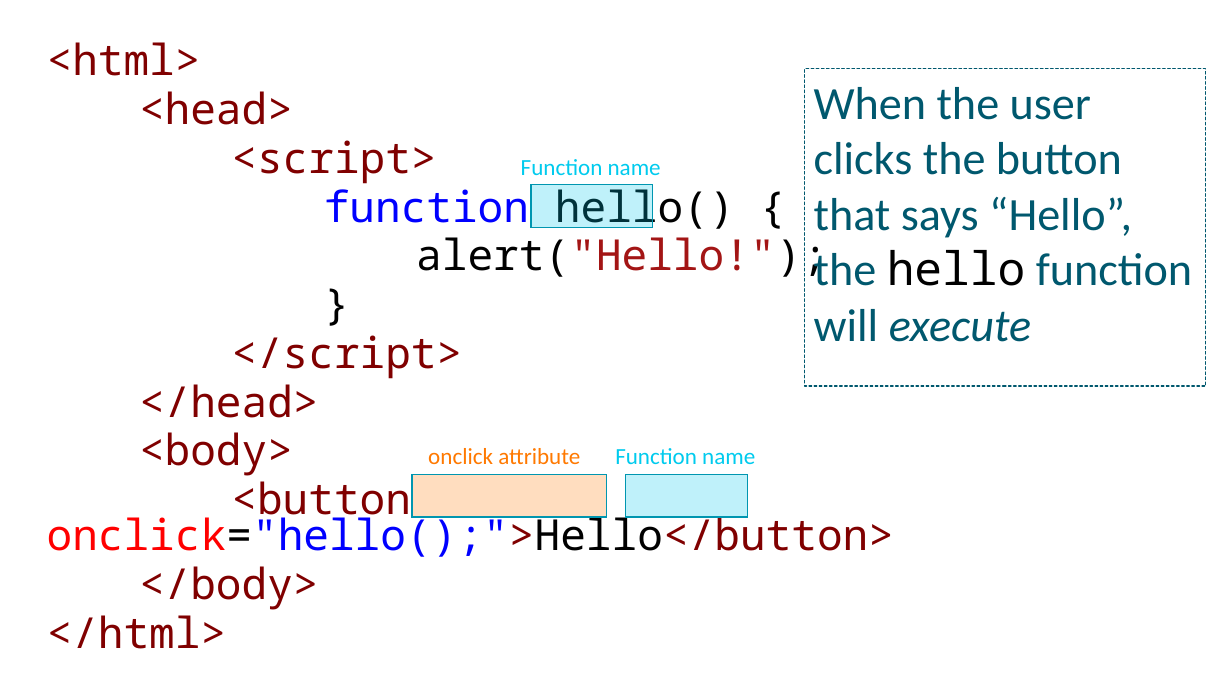
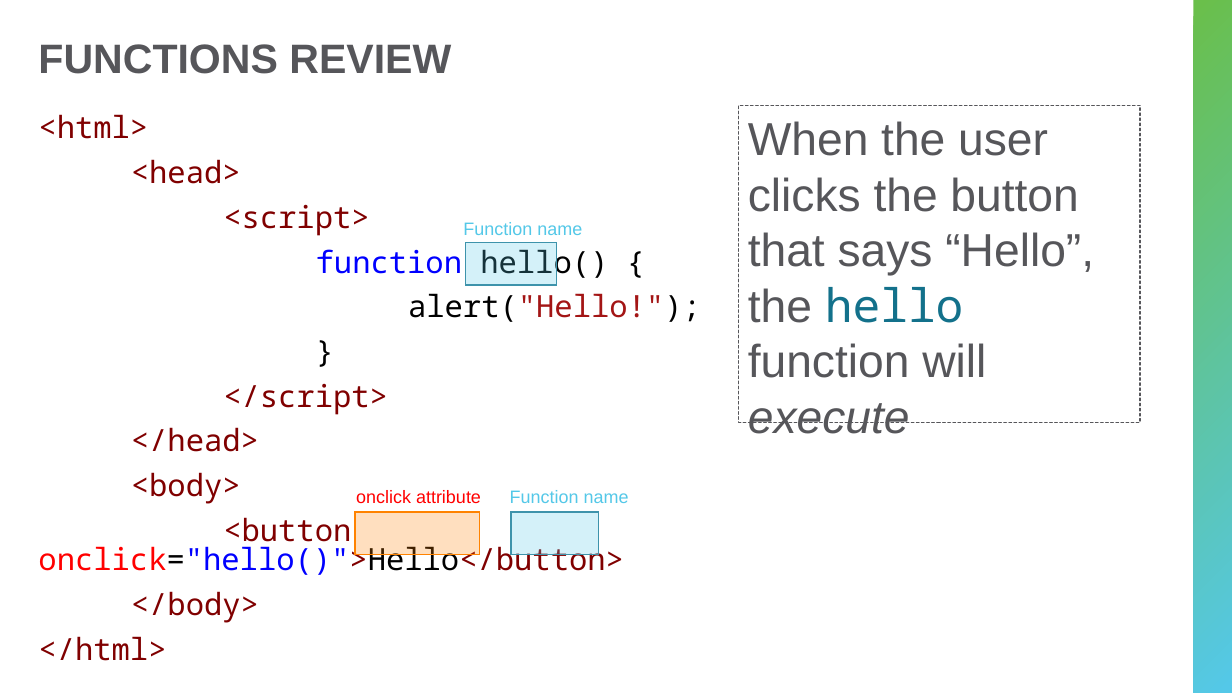
Before and after one commit to hytechclub/web-102, a slide deck: slide 2 of Week08/FunctionParameters.pptx (slide 4 before the commit). Drawn at 1232x693 pixels with LibreOffice and Linux fonts; fonts in the diff are those of the drawing. Boxes give left, top, right and bottom in pixels: in the first picture for what was removed or moved away, otherwise in the second. Text is boxed around its words. In the diff, an @@ line names an element or a change of style, - is before the commit and + after.

```diff
--- a/Week08/FunctionParameters.pptx
+++ b/Week08/FunctionParameters.pptx
@@ rectangle added at (x1=1194, y1=0, x2=1232, y2=693), fill gradient #6ABF4B to #54C8E8 @@
@@ title added at (x1=38, y1=44, x2=451, y2=74), 32 pt, text #56565A, bold @@
+FUNCTIONS REVIEW
@@ text at (x1=38, y1=114, x2=701, y2=661): size 33.3 to 23.8 pt in "<html>", "<head>", "<script>", "function hello() {" and 7 more places; line spacing 0.7 to 0.8; more space between paragraphs @@
@@ text "<html>" moved from (x1=47, y1=42, x2=894, y2=649) to (x1=38, y1=114, x2=701, y2=661) @@
@@ rectangle "When the user clicks the ..." moved from (x1=805, y1=68, x2=1206, y2=385) to (x1=738, y1=105, x2=1140, y2=422) @@
@@ rectangle "When the user clicks the ..." at (x1=738, y1=105, x2=1140, y2=422): font Calibri to Arial, text colour #00586E to #56565A; text colour #000000 to #13718B in "hello"; outline #00586E 1 pt dashed to #56565A 1 pt dashed @@
@@ rectangle removed at (x1=531, y1=185, x2=653, y2=227) @@
@@ text "Function name" moved from (x1=521, y1=159, x2=661, y2=175) to (x1=463, y1=222, x2=582, y2=235) @@
@@ text "Function name" at (x1=463, y1=222, x2=582, y2=235): size 18 to 14 pt, font Calibri to Arial, text colour #00CBEE to #54C8E8 @@
@@ rectangle added at (x1=466, y1=242, x2=556, y2=285), fill #54C8E8 at 25% opacity, outline #3E94AC 1 pt @@
@@ rectangle removed at (x1=412, y1=474, x2=606, y2=517) @@
@@ rectangle removed at (x1=626, y1=474, x2=748, y2=517) @@
@@ text "onclick attribute" moved from (x1=428, y1=448, x2=580, y2=464) to (x1=356, y1=490, x2=481, y2=503) @@
@@ text "onclick attribute" at (x1=356, y1=490, x2=481, y2=503): size 18 to 14 pt, font Calibri to Arial, text colour #FF7900 to #FF0000 @@
@@ text "Function name" at (x1=510, y1=490, x2=629, y2=503): size 18 to 14 pt, font Calibri to Arial, text colour #00CBEE to #54C8E8 @@
@@ text "Function name" moved from (x1=615, y1=448, x2=755, y2=464) to (x1=510, y1=490, x2=629, y2=503) @@
@@ text at (x1=38, y1=517, x2=624, y2=575): text changed; size 33.3 to 23.8 pt @@
-<button onclick="hello();">Hello</button>
+<button onclick="hello()">Hello</button>
@@ rectangle added at (x1=355, y1=512, x2=480, y2=555), fill #FF8300 at 25% opacity, outline #FF8300 1 pt @@
@@ rectangle added at (x1=511, y1=512, x2=599, y2=555), fill #54C8E8 at 25% opacity, outline #3E94AC 1 pt @@
```
Also in this commit, not shown: 7 other slides changed, 1 slide added, 4 slides removed, 2 other files.
